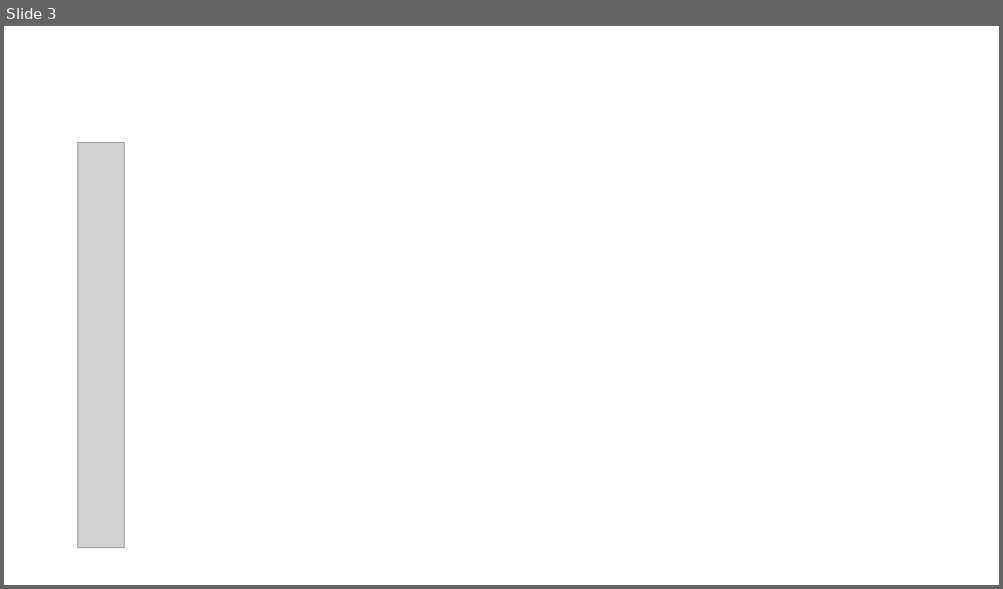
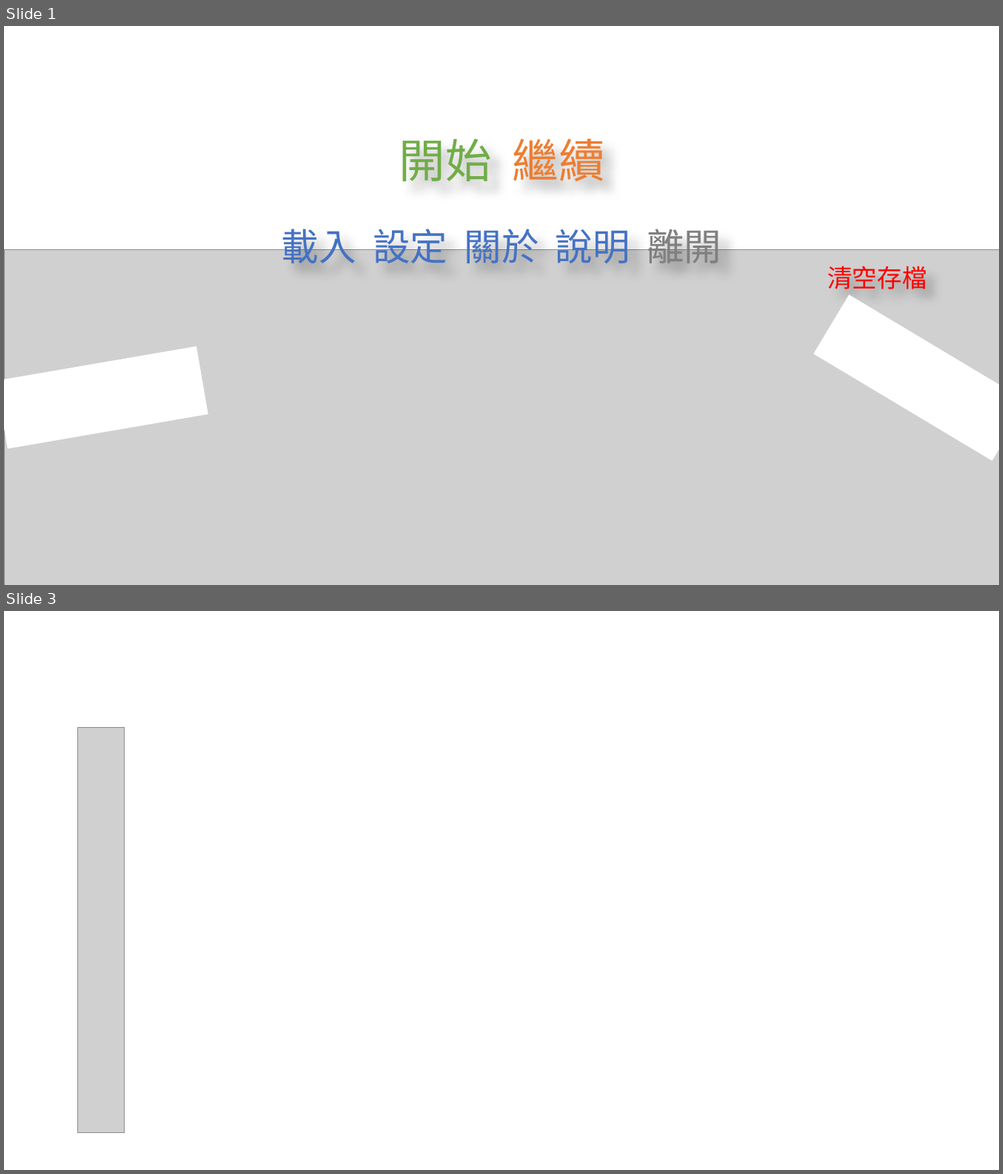
Before and after one commit to jxu930504/C_project, a slide deck: UI_PX.pptx. Shown one above the other, each under a label of ours: slide 3 before the commit, slides 1 and 3 after it; the slides between them are not shown. The pictures are 1003x589 and 1003x1174 pixels, drawn with LibreOffice and Linux fonts; fonts in the diff are those of the drawing; grey boxes stand for pictures. Boxes give left, top, right and bottom in pixels: in the first picture for what was removed or moved away, otherwise in the second. Text is boxed around its words. In the diff, an @@ line names an element or a change of style, - is before the commit and + after.

Commit message:
首頁、關於更新

```diff
--- a/UI_PX.pptx
+++ b/UI_PX.pptx
@@ slide 1 added at [4,26,999,585], background #FFFFFF @@
@@ text added at [399,138,605,181], 67 pt, text #70AD47 @@
+開始 繼續
@@ text added at [282,223,721,264], 54 pt, text #4472C4 @@
+載入 設定 關於 說明 離開
@@ picture added at [5,249,999,585] @@
@@ text added at [827,266,926,289], 36 pt, text #FF0000 @@
+清空存檔
@@ rectangle added at [813,295,999,461], fill #FFFFFF @@
@@ rectangle added at [4,346,208,449], fill #FFFFFF @@
```
Also in this commit, not shown: 3 slides changed, 1 other slide added, 36 other files.
